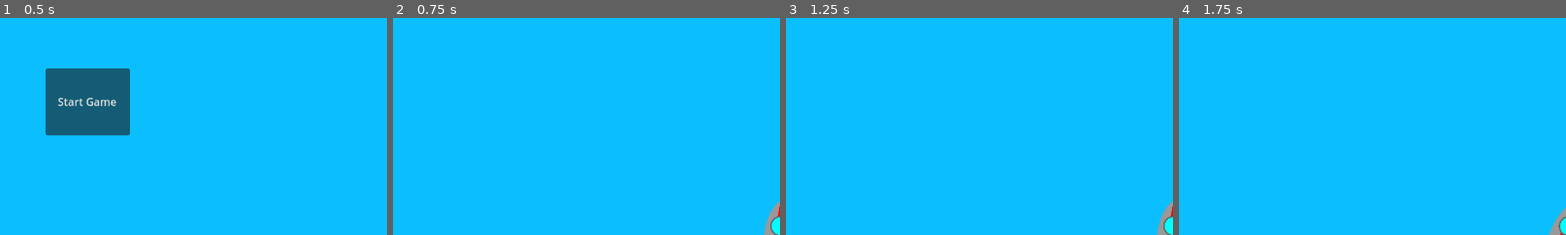
Above: before the commit, frames 1-4 (left to right).
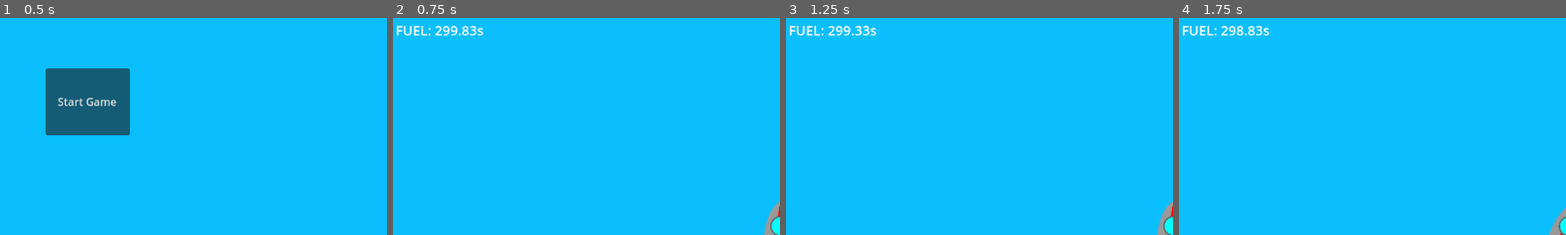
Above: after the commit, the same moments.

Repository: randomairborne/moonshot
Game: Godot game, scene res://menu/menu.tscn
Two runs of this game, one before a commit and one after it. Both use one fixed random seed, a clock stepped at 60 frames per second and the inputs below.
Inputs:
- Up to frame 1 (0.5 s): no input
- Up to frame 2 (0.75 s): click "Start Game" at 0.5 s
- Up to frame 3 (1.25 s): no input
- Up to frame 4 (1.75 s): hold Right (turn_right) from 1.28 s (still down); hold Up (boost) from 1.28 s (still down)
The pictures show only the part of the screen within x 0-50%, y 0-50%; the shares and areas given below are measured in that part.

Frame 1 is identical in both runs. In frame 2, 0.5% of the frame differs, in the area x 1-24%, y 3-9%; in frame 3, 0.5%; in frame 4, 0.5%.

Commit message:
Fuel counter

Diff:
--- a/fly/fly.tscn
+++ b/fly/fly.tscn
@@ -60,13 +60,22 @@
 
 [node name="Fuel" type="Timer" parent="Rocket"]
 process_callback = 0
-wait_time = 10.0
+wait_time = 300.0
 one_shot = true
 autostart = true
 
 [node name="Camera2D" type="Camera2D" parent="." node_paths=PackedStringArray("target_node")]
 script = ExtResource("3_5k7ro")
 target_node = NodePath("../Rocket")
+
+[node name="FuelDisplay" type="RichTextLabel" parent="Camera2D"]
+offset_left = -572.0
+offset_top = -320.0
+offset_right = -398.0
+offset_bottom = -253.0
+theme_override_font_sizes/normal_font_size = 20
+fit_content = true
+scroll_active = false
 
 [node name="StaticBody2D" type="StaticBody2D" parent="."]
 
--- a/fly/rocket.gd
+++ b/fly/rocket.gd
@@ -6,6 +6,10 @@
 
 @onready var plume = $MainEnginePlume
 @onready var fuel = $Fuel
+@onready var fuelDisplay = $"../Camera2D/FuelDisplay"
+
+func _process(delta: float) -> void:
+	fuelDisplay.text = "FUEL: %.2fs" % fuel.get_time_left()
 
 func _integrate_forces(state: PhysicsDirectBodyState2D) -> void:
 	if Input.is_action_pressed("turn_left"):
